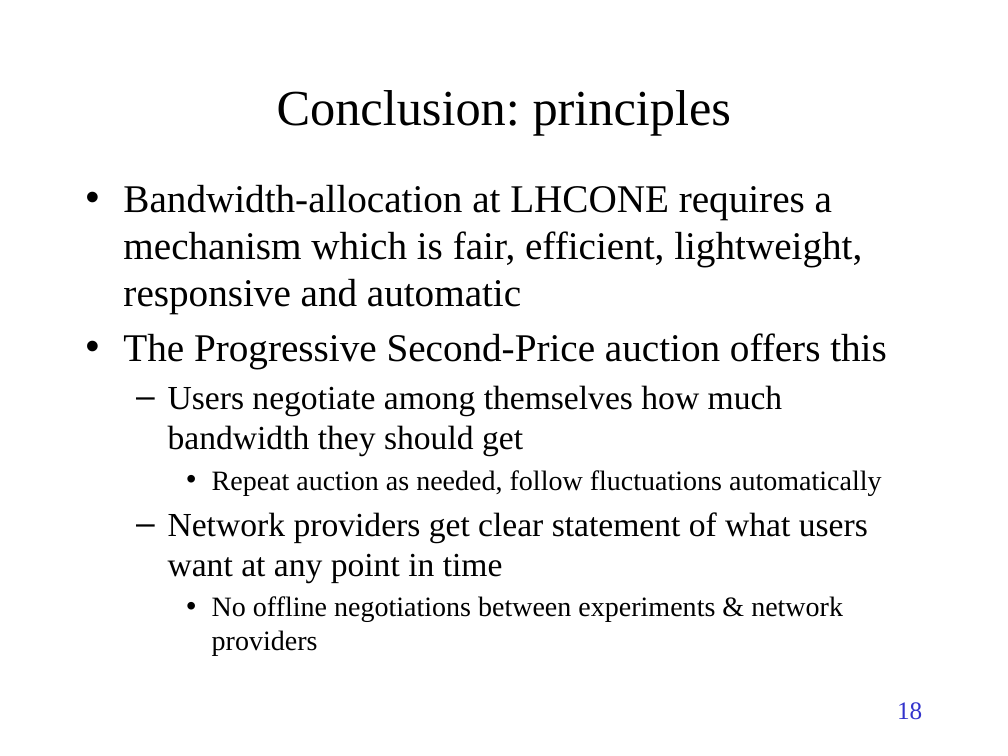
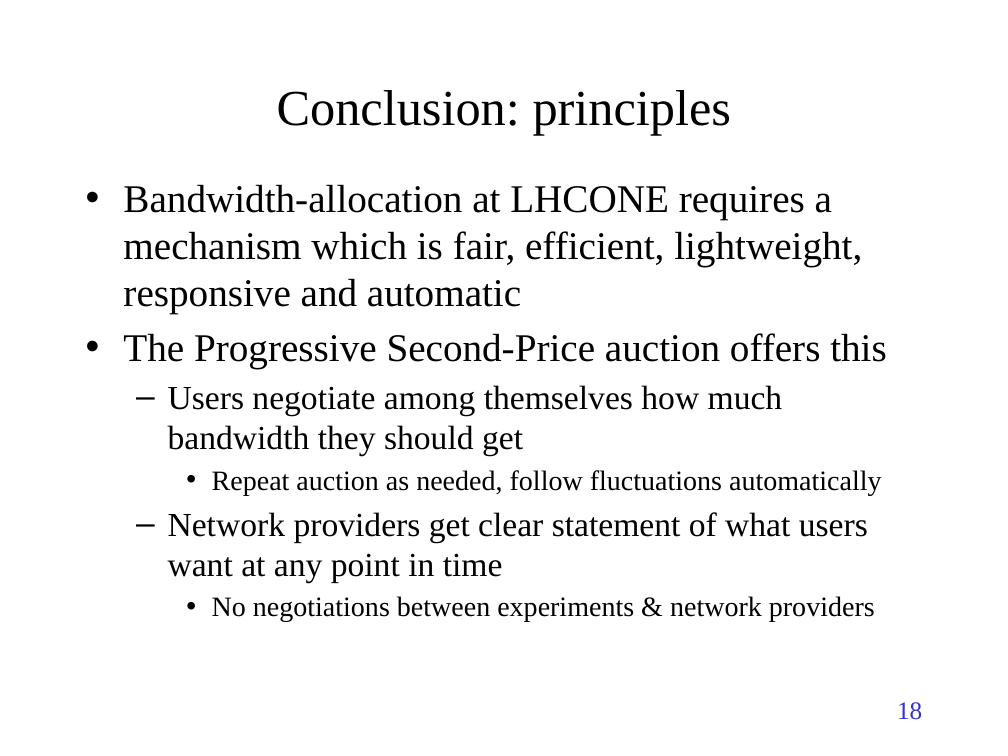
Before and after one commit to TonyWildish/P2P-Auction, a slide deck: slide 18 of Slides/PSP-2.pptx. Drawn at 1008x756 pixels with LibreOffice and Linux fonts; fonts in the diff are those of the drawing. Boxes give left, top, right and bottom in pixels: in the first picture for what was removed or moved away, otherwise in the second. Text is boxed around its words. In the diff, an @@ line names an element or a change of style, - is before the commit and + after.

```diff
--- a/Slides/PSP-2.pptx
+++ b/Slides/PSP-2.pptx
@@ text at (x1=212, y1=596, x2=875, y2=622): text changed @@
-    • No offline negotiations between experiments & network providers
+    • No negotiations between experiments & network providers
```
Also in this commit, not shown: 4 other slides changed, 1 other file.
